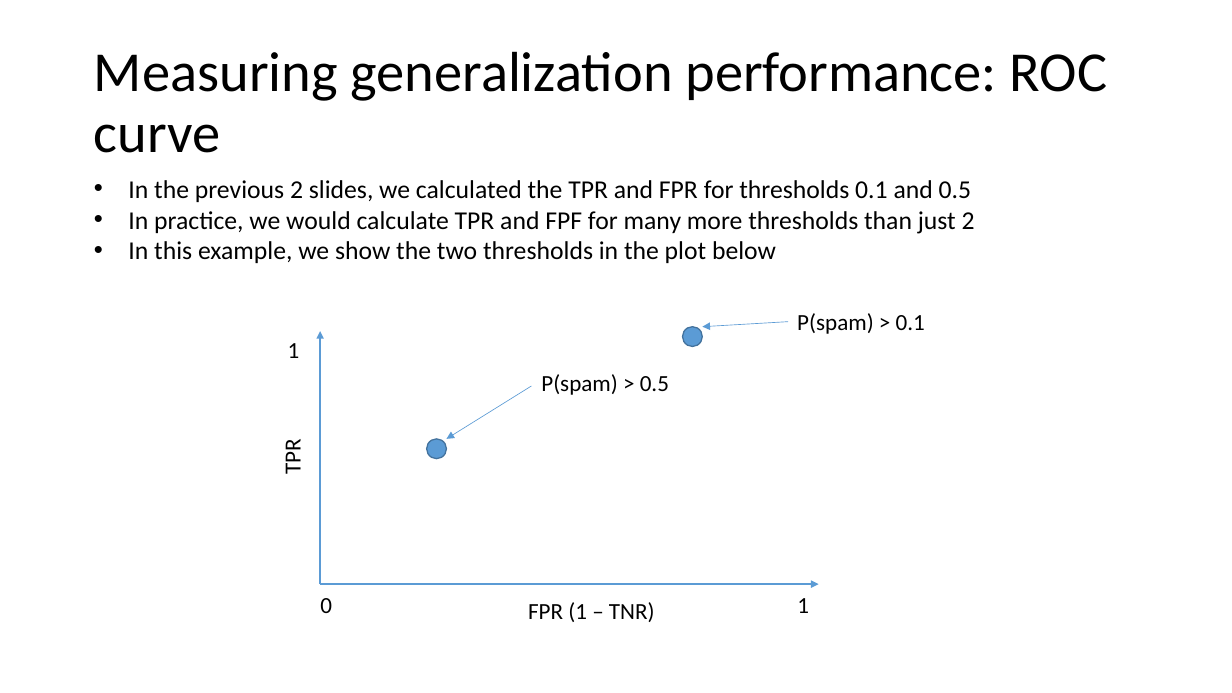
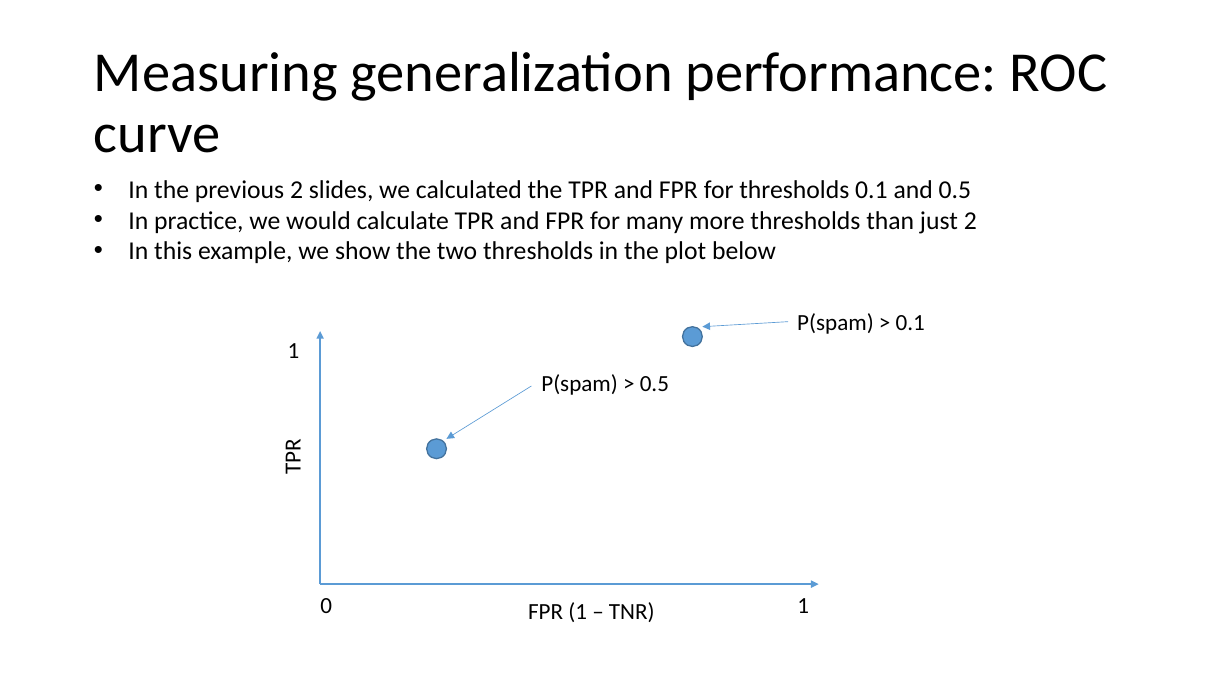
Before and after one commit to chaithrakc/syr_ads_bigdata_analytics, a slide deck: slide 28 of lecture06_acessing_models/lecture6-0-assessing-model-accuracy.pptx. Drawn at 1232x693 pixels with LibreOffice and Linux fonts; fonts in the diff are those of the drawing. Boxes give left, top, right and bottom in pixels: in the first picture for what was removed or moved away, otherwise in the second. Text is boxed around its words. In the diff, an @@ line names an element or a change of style, - is before the commit and + after.

Commit message:
updating lecture

```diff
--- a/lecture06_acessing_models/lecture6-0-assessing-model-accuracy.pptx
+++ b/lecture06_acessing_models/lecture6-0-assessing-model-accuracy.pptx
@@ text at (128,211,977,234): text changed @@
-• In practice, we would calculate TPR and FPF for many more thresholds than just 2
+• In practice, we would calculate TPR and FPR for many more thresholds than just 2
```
